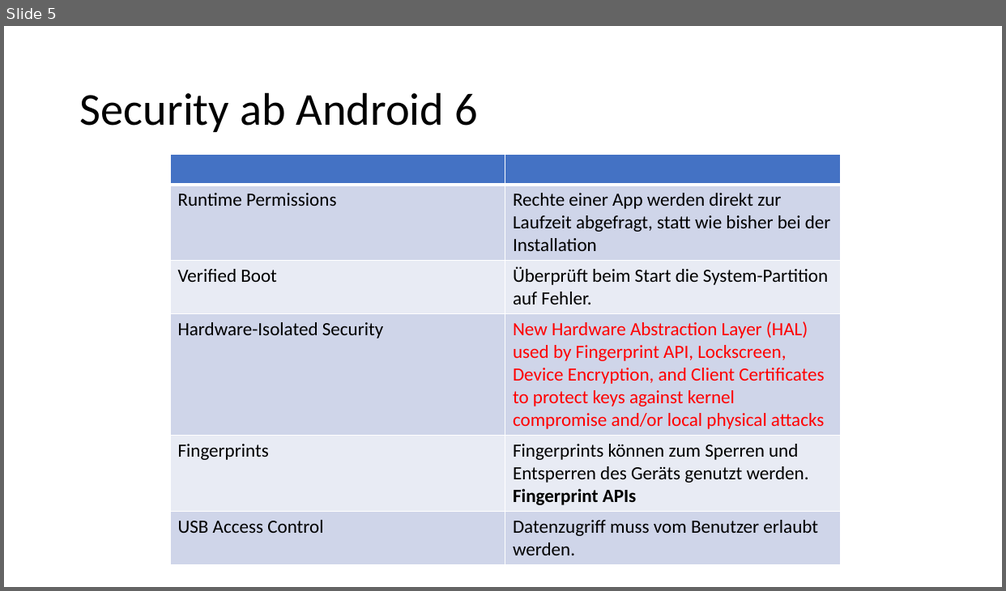
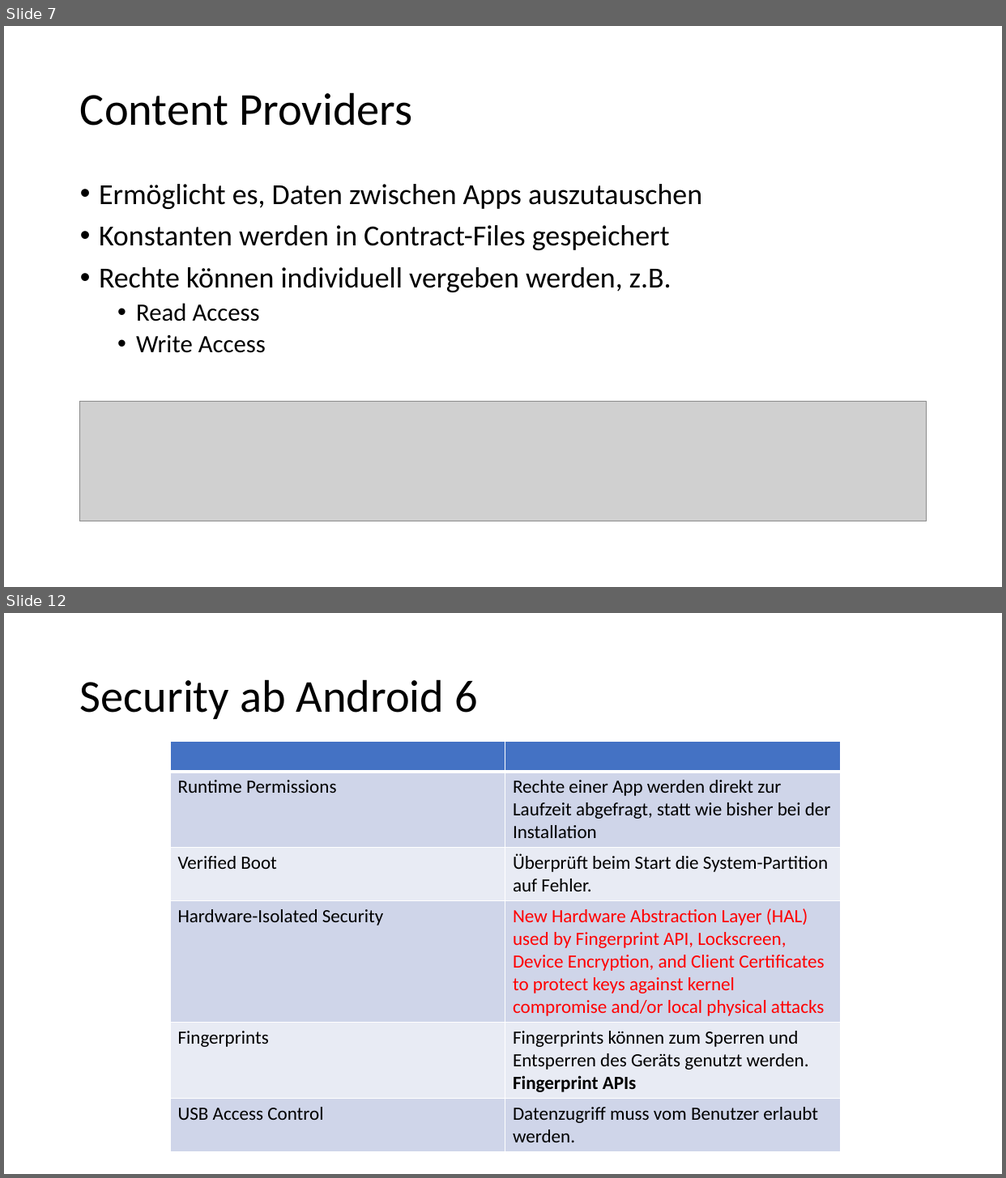
Before and after one commit to EricBuchinger/NVS_Referat, a slide deck: Android Panzenboeck.pptx. Shown one above the other, each under a label of ours: slide 5 before the commit, slides 7 and 12 after it; the slides between them are not shown. The pictures are 1006x591 and 1006x1178 pixels, drawn with LibreOffice and Linux fonts; fonts in the diff are those of the drawing; grey boxes stand for pictures. Boxes give left, top, right and bottom in pixels: in the first picture for what was removed or moved away, otherwise in the second. Text is boxed around its words. In the diff, an @@ line names an element or a change of style, - is before the commit and + after.

```diff
--- a/Android Panzenboeck.pptx
+++ b/Android Panzenboeck.pptx
@@ slide 7 added at (x1=4, y1=26, x2=1002, y2=587), background #FFFFFF @@
@@ title added at (x1=80, y1=92, x2=412, y2=126), 44 pt, text #000000 @@
+Content Providers
@@ text added at (x1=99, y1=184, x2=702, y2=353), 28 pt, text #000000 @@
+• Ermöglicht es, Daten zwischen Apps auszutauschen
+• Konstanten werden in Contract-Files gespeichert
+• Rechte können individuell vergeben werden, z.B.
+  • Read Access
+  • Write Access
@@ picture added at (x1=79, y1=402, x2=927, y2=522) @@
@@ what was slide 5 is now slide 12 @@
```
Also in this commit, not shown: 2 slides changed, 9 other slides added, 2 slides removed, 4 other files.
